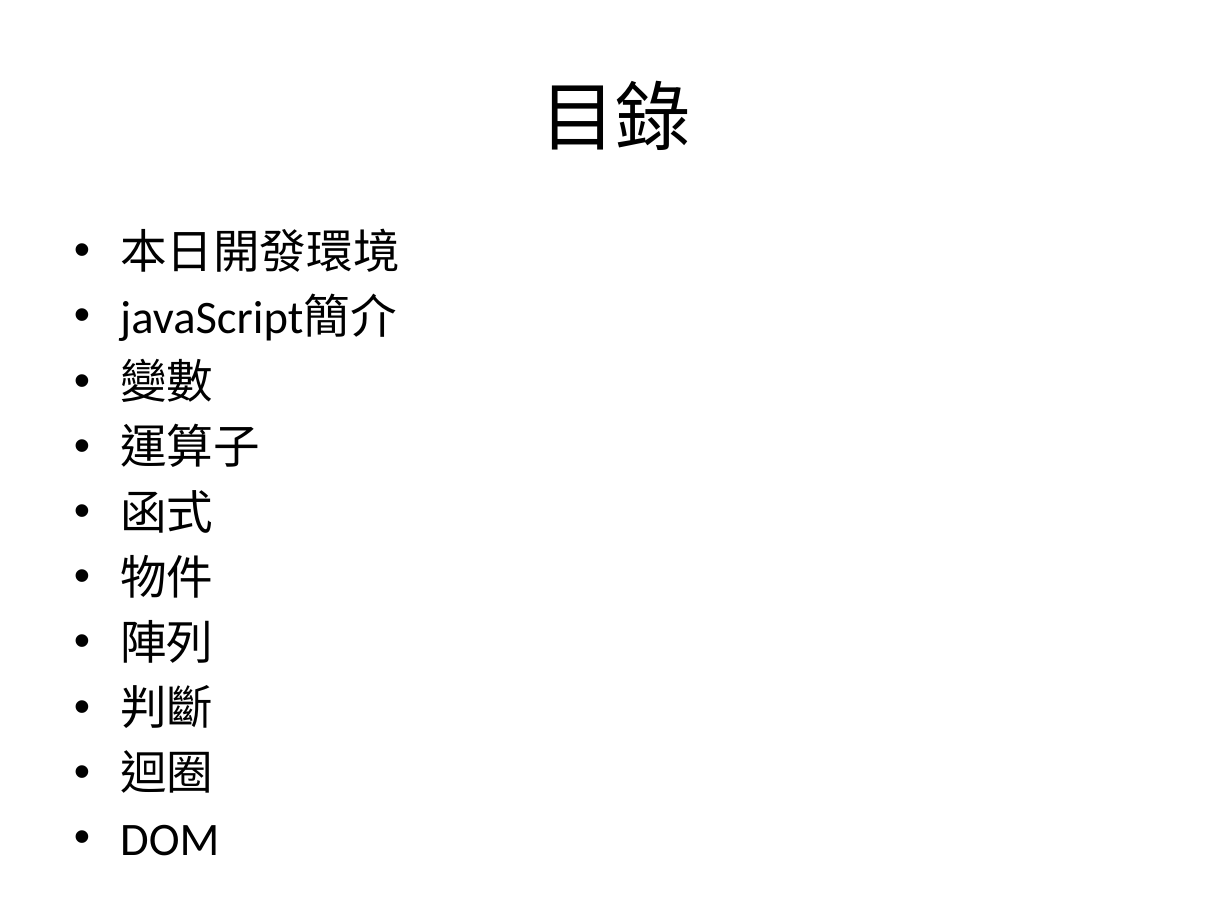
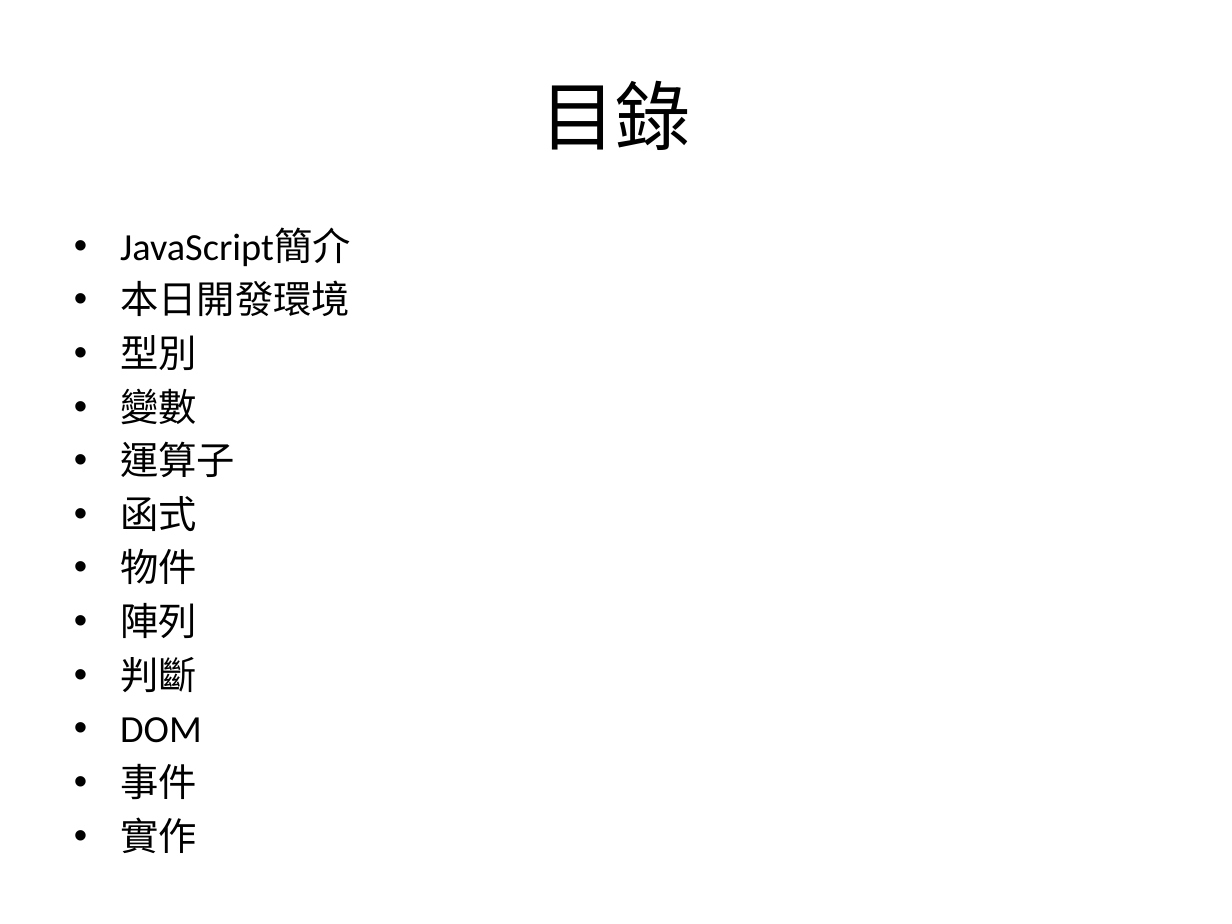
Before and after one commit to allen8101070/JavaScript-PPT, a slide deck: slide 3 of javaScript.pptx. Drawn at 1232x924 pixels with LibreOffice and Linux fonts; fonts in the diff are those of the drawing. Boxes give left, top, right and bottom in pixels: in the first picture for what was removed or moved away, otherwise in the second. Text is boxed around its words. In the diff, an @@ line names an element or a change of style, - is before the commit and + after.

```diff
--- a/javaScript.pptx
+++ b/javaScript.pptx
@@ text at (x1=120, y1=228, x2=351, y2=267): paragraph added @@
+• JavaScript簡介
@@ text at (x1=120, y1=280, x2=350, y2=743): size 27.2 to 22.4 pt in "本日開發環境", "變數", "運算子", "函式" and 4 more places @@
@@ text at (x1=120, y1=335, x2=197, y2=370): text changed; size 27.2 to 22.4 pt @@
-• javaScript簡介
+• 型別
@@ text at (x1=120, y1=750, x2=213, y2=793): paragraph removed @@
-• 迴圈
@@ text at (x1=120, y1=763, x2=197, y2=800): paragraphs added @@
+• 事件
+• 實作
```
Also in this commit, not shown: 8 other slides changed, 25 slides added, 4 slides removed.
